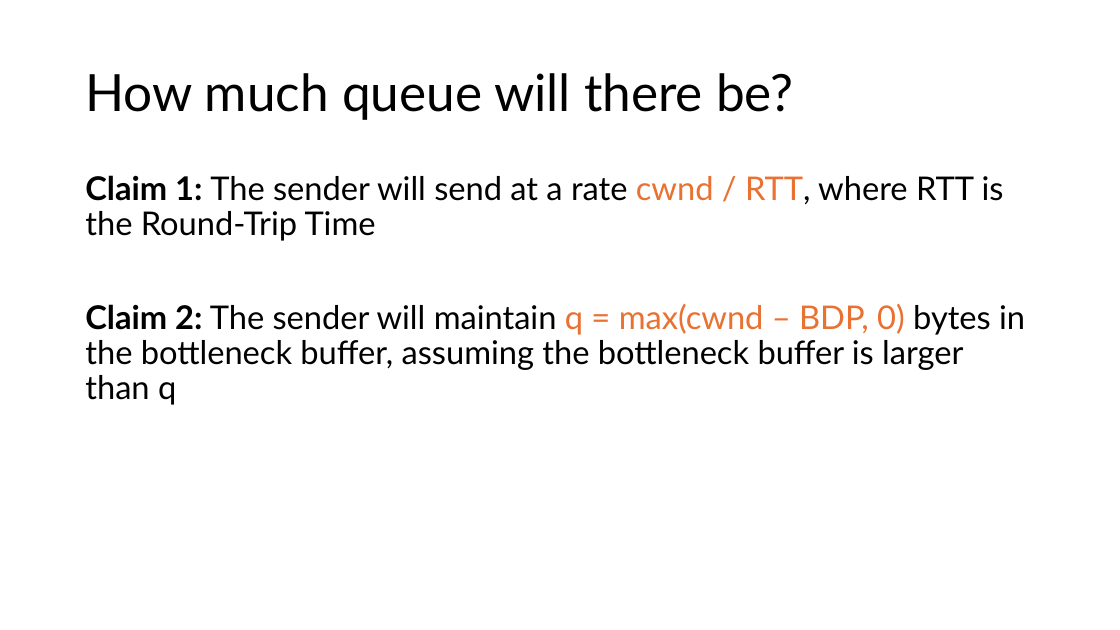
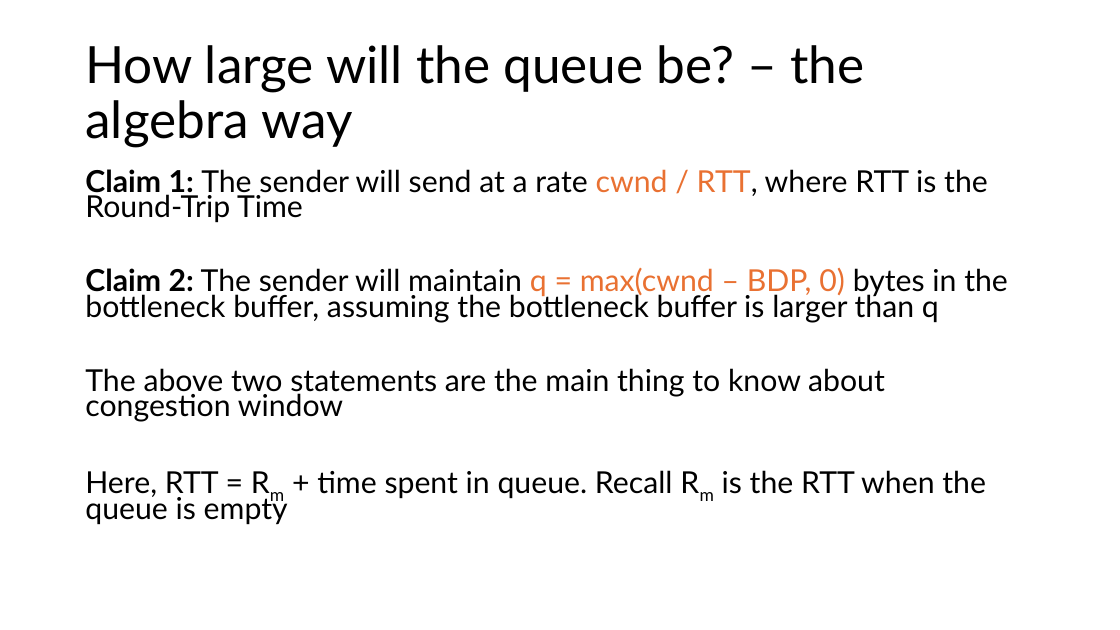
Before and after one commit to venkatarun95/mit_page, a slide deck: slide 15 of f25/assets/slides/lec15-congestion-control-1.pptx (slide 14 before the commit). Drawn at 1120x630 pixels with LibreOffice and Linux fonts; fonts in the diff are those of the drawing. Boxes give left, top, right and bottom in pixels: in the first picture for what was removed or moved away, otherwise in the second. Text is boxed around its words. In the diff, an @@ line names an element or a change of style, - is before the commit and + after.

Commit message:
Lecture 16

```diff
--- a/f25/assets/slides/lec15-congestion-control-1.pptx
+++ b/f25/assets/slides/lec15-congestion-control-1.pptx
@@ title at <box>85,45,864,148</box>: text changed @@
-How much queue will there be?
+How large will the queue be? – the algebra way
@@ text at <box>85,169,1008,322</box>: size 28 to 25.9 pt in "Claim 1: The sender will send at ...", "Claim 2: The sender will maintain q ..."; line spacing 0.9 to 0.7 @@
@@ text at <box>85,368,986,525</box>: paragraphs added @@
+The above two statements are the main thing to know about congestion window
+Here, RTT = Rm + time spent in queue. Recall Rm is the RTT when the queue is empty
```
Also in this commit, not shown: 4 other slides changed, 2 slides added, 1 slide removed, 3 other files.
